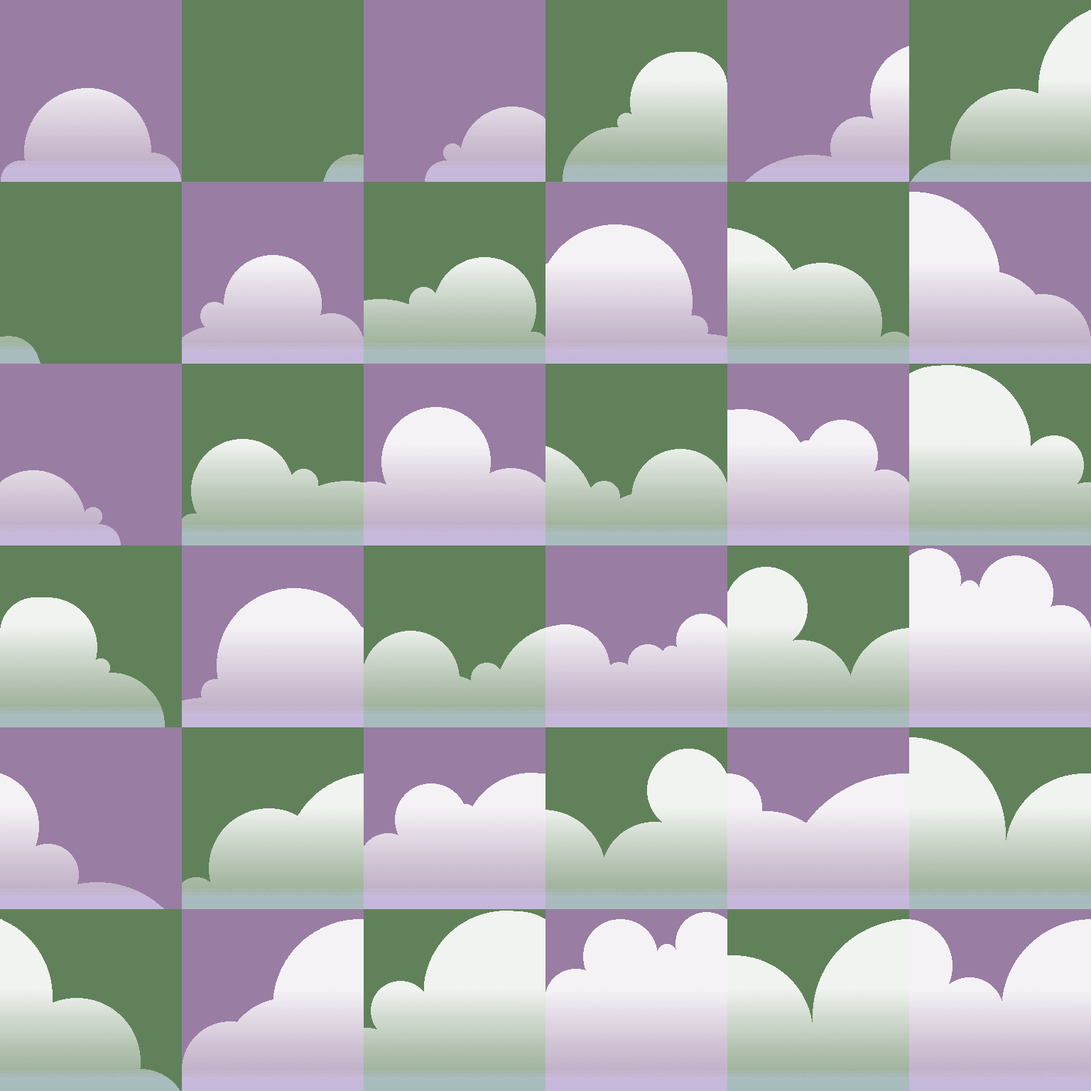
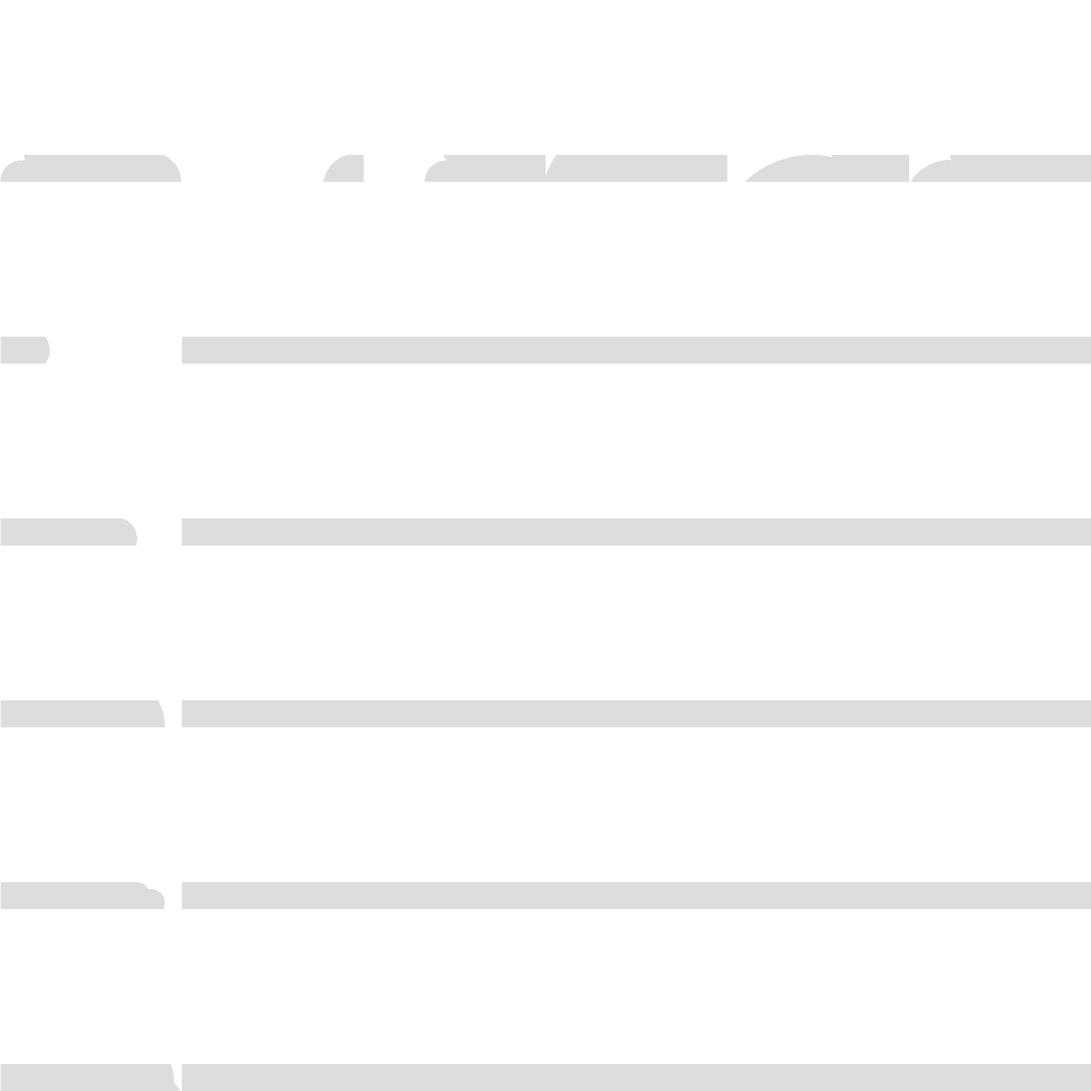
Before/after of a 1091 x 1091 layered artwork. What changed in the layer stack:
added layer "Layer 1 copy" (50%) above "Template Helpers" over [0, 154, 1091, 1091]
removed group "Group 1" (1 layers) over [0, 9, 1091, 1091]
removed layer "Cloud Shgdow" (was hard light, 70%) from group "Group 1" over [0, 9, 1091, 1091]
"Clouds": opacity 90% → 100% over [0, 9, 1091, 1091]
removed group "Reverses" (in "Clouds") (21 layers) from group "Clouds" over [0, 336, 910, 1091]
removed group "MediumHighs R" (2 layers) from group "Reverses" over [545, 748, 910, 1091]
removed layer "MHH" (1st of 2, in "Clouds" › "Reverses" › "MediumHighs R") from group "MediumHighs R" over [727, 919, 910, 1091]
removed layer "MMH copy" from group "MediumHighs R" over [545, 748, 728, 910]
removed group "Mediums R" (2 layers) from group "Reverses" over [545, 748, 728, 1091]
removed layer "MH" (1st of 2, in "Clouds" › "Reverses" › "Mediums R") from group "Mediums R" over [545, 912, 728, 1091]
removed group "MediumLows R" (3 layers) from group "Reverses" over [363, 628, 546, 1091]
removed layer "MLH" (1st of 2, in "Clouds" › "Reverses" › "MediumLows R") from group "MediumLows R" over [363, 911, 546, 1091]
removed group "Lows R" (4 layers) from group "Reverses" over [181, 439, 364, 1091]
removed layer "LH" (1st of 2, in "Clouds" › "Reverses" › "Lows R") from group "Lows R" over [181, 919, 364, 1091]
removed layer "LM" (1st of 2, in "Clouds" › "Reverses" › "Lows R") from group "Lows R" over [181, 588, 364, 728]
removed group "Flats R" (5 layers) from group "Reverses" over [0, 336, 181, 1091]
removed layer "FH" (1st of 2, in "Clouds" › "Reverses" › "Flats R") from group "Flats R" over [0, 919, 181, 1091]
added layer "Reverses" (in "Clouds") in group "Clouds" over [0, 325, 910, 1091]
painted on "MHH" (in "Clouds" › "Forward" › "MediumHighs") over [517, 324, 1030, 841]
hid group "Background" (4 layers) over [0, 0, 1091, 1091]
…and 9 more changes (1 painted, 8 removed)
